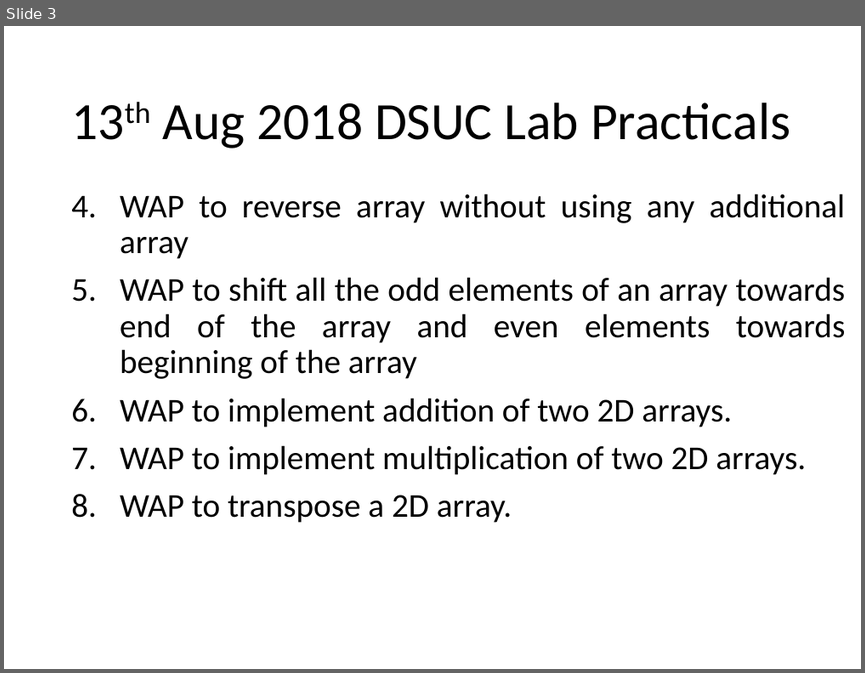
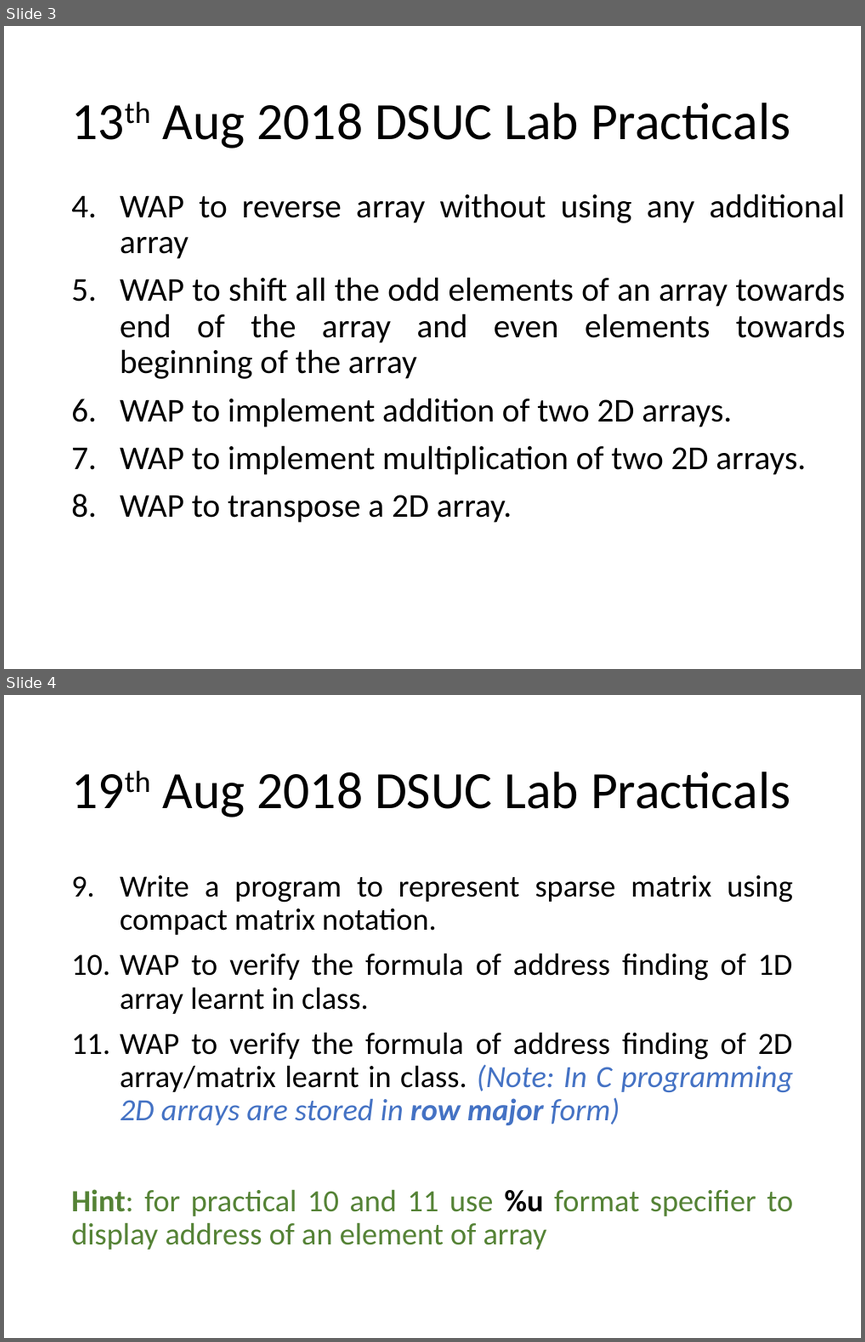
Before and after one commit to anubhavpatrick/Data-Structures-Using-C-Lab, a slide deck: lab practicals.pptx. Shown one above the other, each under a label of ours: slide 3 before the commit, slides 3 and 4 after it. The pictures are 865x673 and 865x1342 pixels, drawn with LibreOffice and Linux fonts; fonts in the diff are those of the drawing. Boxes give left, top, right and bottom in pixels: in the first picture for what was removed or moved away, otherwise in the second. Text is boxed around its words. In the diff, an @@ line names an element or a change of style, - is before the commit and + after.

Commit message:
Programs of second lab

```diff
--- a/lab practicals.pptx
+++ b/lab practicals.pptx
@@ slide 4 added at (4,695,861,1338), background #FFFFFF @@
@@ title added at (163,771,790,817), 44 pt, text #000000 @@
+19th Aug 2018 DSUC Lab Practicals
@@ text added at (71,875,793,1249), 25.9 pt, text #000000 @@
+9. Write a program to represent sparse matrix using compact matrix notation.
+10. WAP to verify the formula of address finding of 1D array learnt in class.
+11. WAP to verify the formula of address finding of 2D array/matrix learnt in class. (Note: In C programming 2D arrays are stored in row major form)
+Hint: for practical 10 and 11 use %u format specifier to display address of an element of array
```
Also in this commit, not shown: 6 other files.
